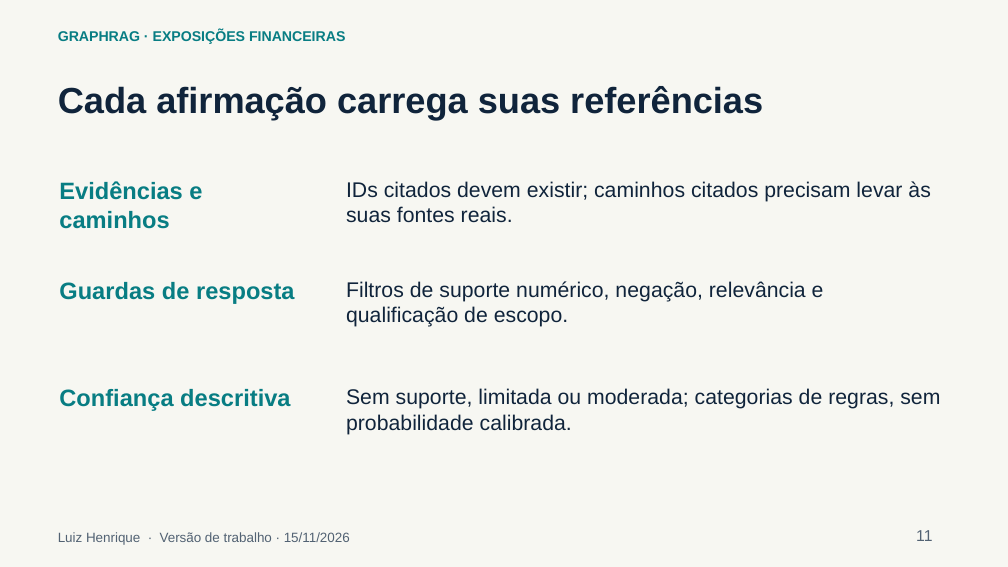
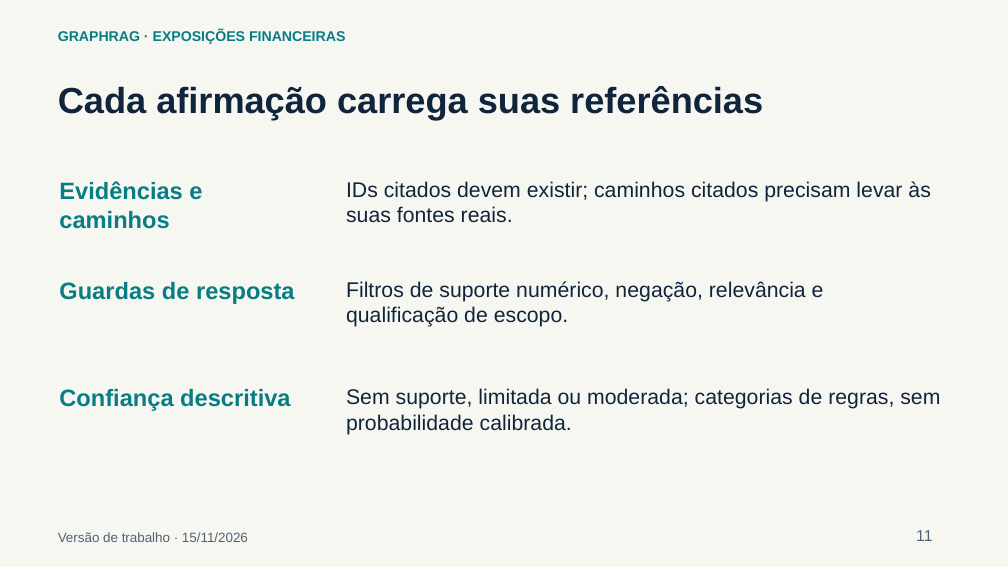
Before and after one commit to victort01/graphrag-riscos-financeiros, a slide deck: slide 11 of docs/apresentacao/apresentacao-revisao.pptx. Drawn at 1008x567 pixels with LibreOffice and Linux fonts; fonts in the diff are those of the drawing. Boxes give left, top, right and bottom in pixels: in the first picture for what was removed or moved away, otherwise in the second. Text is boxed around its words. In the diff, an @@ line names an element or a change of style, - is before the commit and + after.

```diff
--- a/docs/apresentacao/apresentacao-revisao.pptx
+++ b/docs/apresentacao/apresentacao-revisao.pptx
@@ text at (58, 532, 248, 542): text changed @@
-Luiz Henrique · Versão de trabalho · 15/11/2026
+Versão de trabalho · 15/11/2026
```
Also in this commit, not shown: 12 other slides changed, 41 other files.
